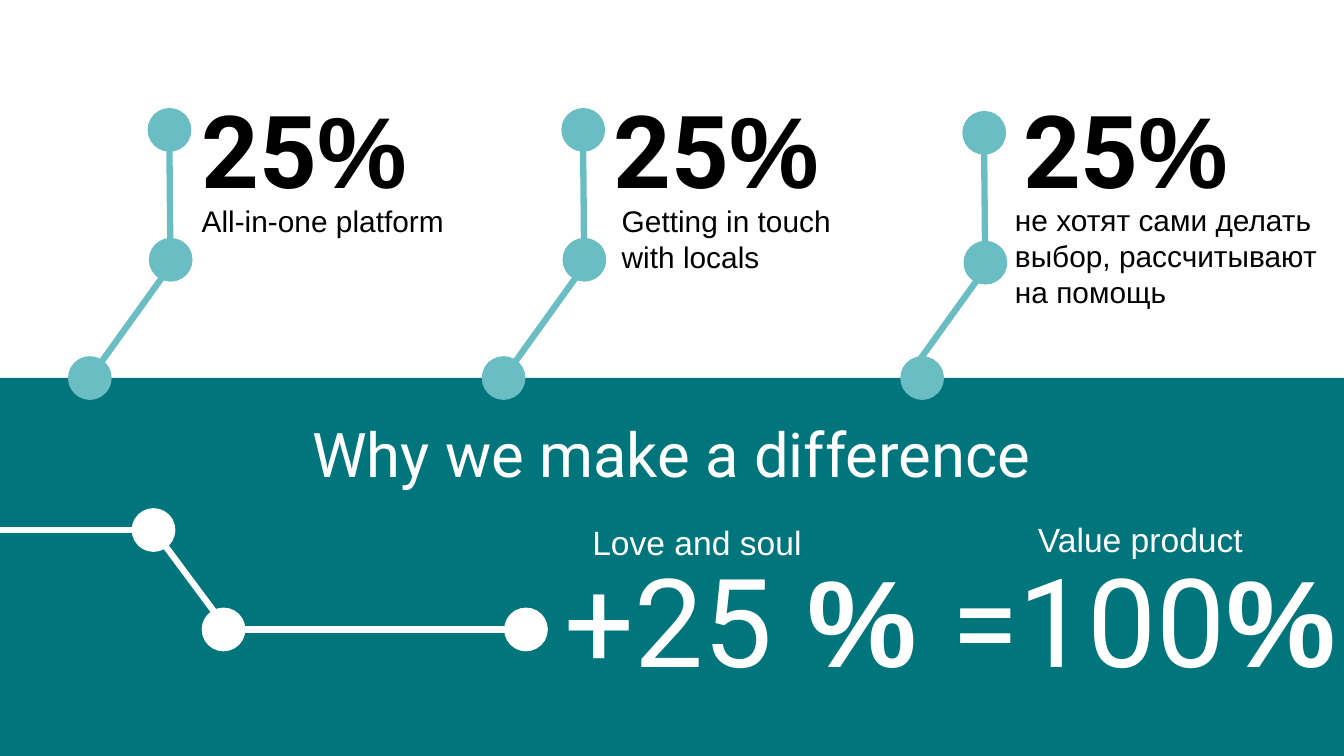
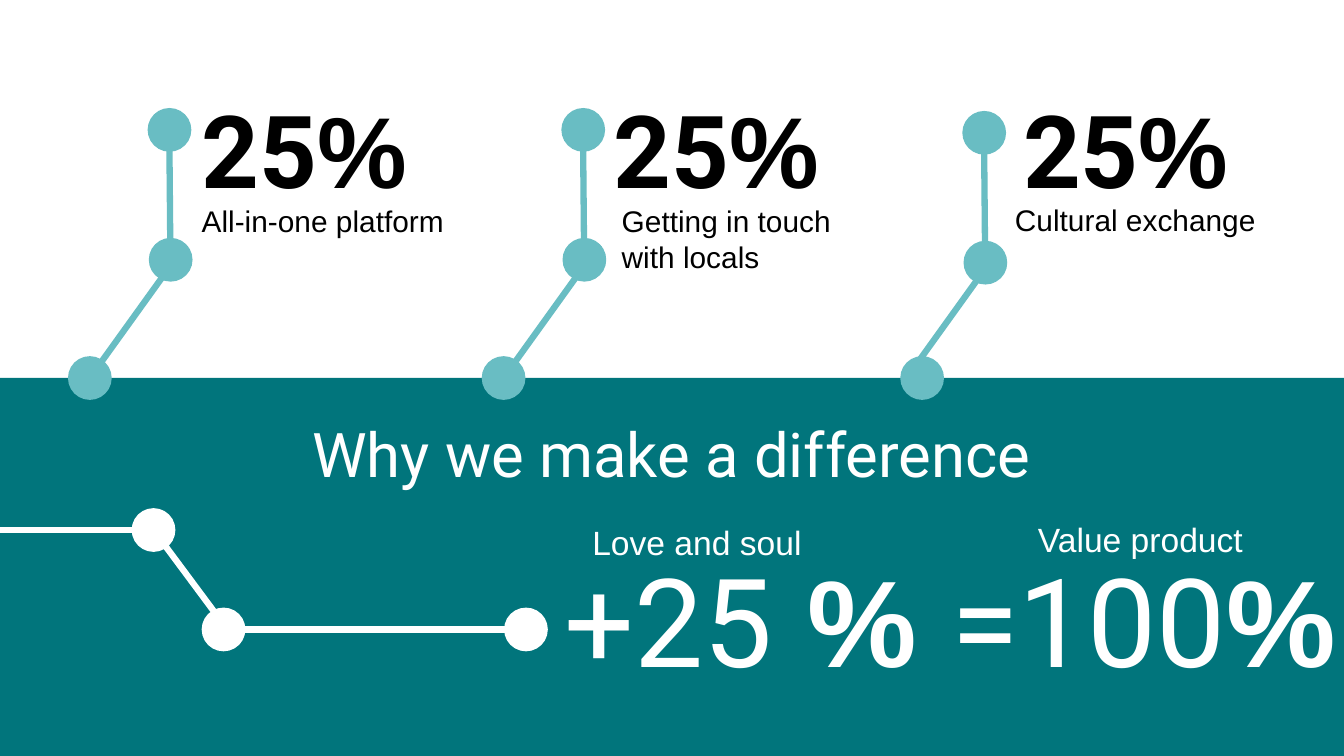
Before and after one commit to Koyd1/TravelHack-2024-FalcoNS, a slide deck: slide 8 of FalcoNS/falcons.pptx. Drawn at 1344x756 pixels with LibreOffice and Linux fonts; fonts in the diff are those of the drawing. Boxes give left, top, right and bottom in pixels: in the first picture for what was removed or moved away, otherwise in the second. Text is boxed around its words. In the diff, an @@ line names an element or a change of style, - is before the commit and + after.

Commit message:
Presentations update

```diff
--- a/FalcoNS/falcons.pptx
+++ b/FalcoNS/falcons.pptx
@@ text at (1015, 209, 1255, 237): text changed @@
-не хотят сами делать выбор, рассчитывают на помощь
+Cultural exchange
```
Also in this commit, not shown: 1 other file.
